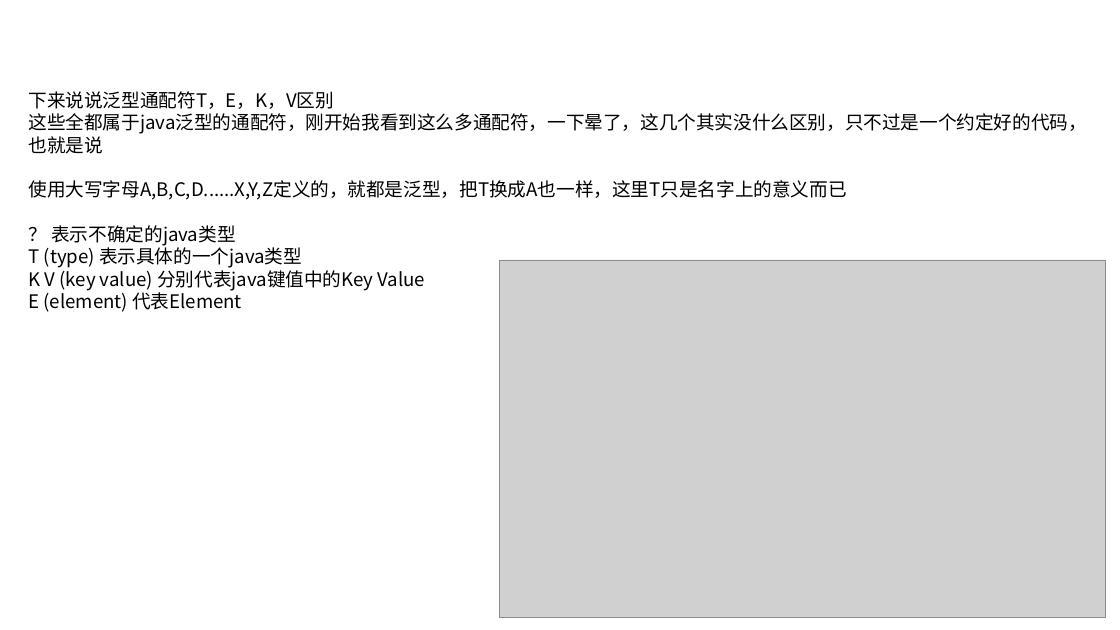
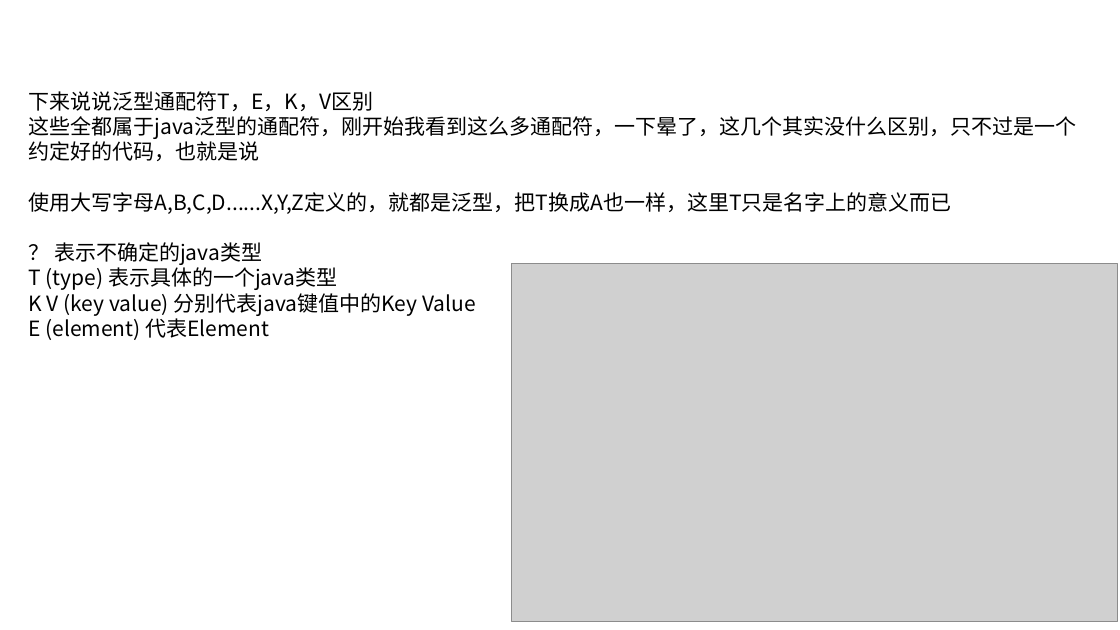
Before and after one commit to linkknown/PPT, a slide deck: slide 3 of 基础PPT/第11章：Java泛型简介.pptx. Drawn at 1120x630 pixels with LibreOffice and Linux fonts; fonts in the diff are those of the drawing; grey boxes stand for pictures; background and template pictures are left out. Boxes give left, top, right and bottom in pixels: in the first picture for what was removed or moved away, otherwise in the second. Text is boxed around its words. In the diff, an @@ line names an element or a change of style, - is before the commit and + after.

```diff
--- a/基础PPT/第11章：Java泛型简介.pptx
+++ b/基础PPT/第11章：Java泛型简介.pptx
@@ text "下来说说泛型通配符T，E，K，V区别" at box(29, 91, 1077, 340): size 16 to 18 pt @@
@@ picture: place and size @@
-picture at box(499, 260, 1106, 618)
+picture at box(512, 264, 1118, 622)
```
Also in this commit, not shown: 7 other slides changed, 2 slides added, 11 slides removed, 1 other file.
